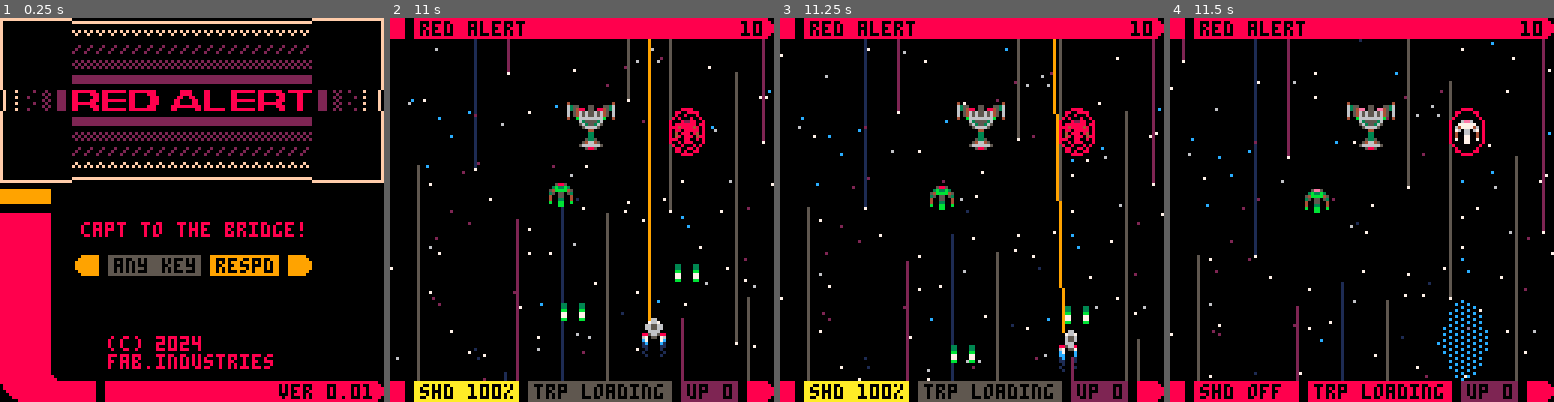
Above: before the commit, frames 1-4 (left to right).
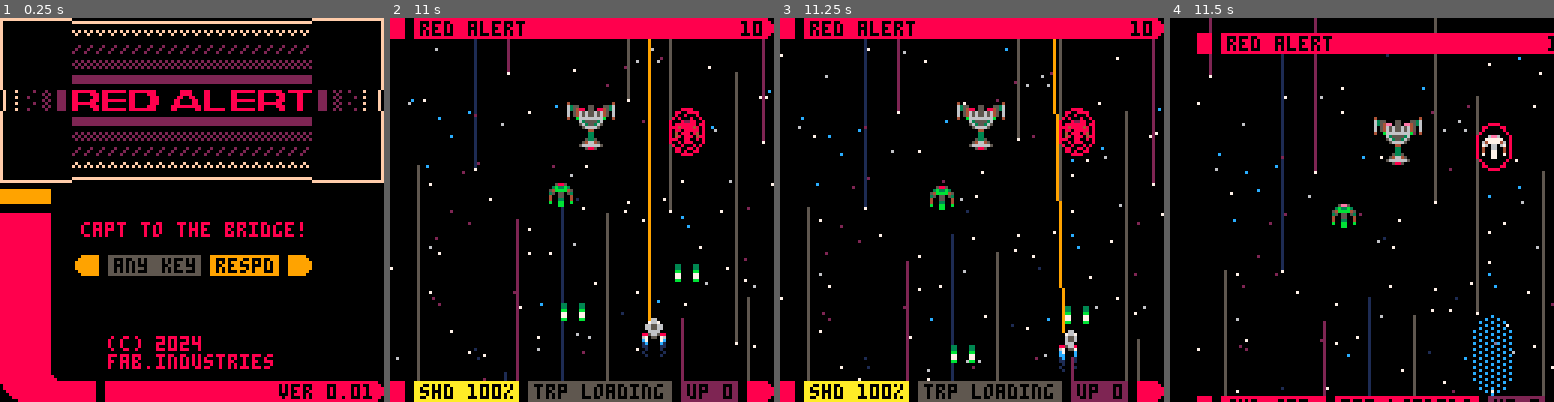
Above: after the commit, the same moments.

Repository: fab-industries/red-alert
Game: PICO-8 cartridge redalert.p8
Two runs of this game, one before a commit and one after it. Both use one fixed random seed, a clock stepped at 60 frames per second and the inputs below.
Inputs:
- Up to frame 1 (0.25 s): no input
- Up to frame 2 (11 s): tap X (X key) at 0.33, 1.07, 1.85, 2.97, 4.08, 5.2, 6.32, 7.43, 8.55, 9.67, 10.78 s; tap O (Z key) at 0.7, 1.7, 2.1, 2.5, 2.9, 3.3, 3.7, 4.1, 4.5, 4.9, 5.3, 5.7, 6.1, 6.5, 6.9, 7.3, 7.7, 8.1, 8.5, 8.9, 9.3, 9.7, 10.1, 10.5, 10.9 s; hold Right 1.6-2.1 s; hold Up 2.15-2.42 s; hold Right 2.47-3.03 s; hold Left 3.08-3.58 s; hold Down 3.63-3.97 s; hold Right 4.02-4.68 s; hold Up 4.73-5.03 s; hold Left 5.08-5.68 s; hold Down 5.73-6.03 s; hold Right 6.08-6.58 s; hold Right 6.63-7.13 s; hold Up 7.18-7.45 s; hold Right 7.5-8.07 s; hold Left 8.12-8.62 s; hold Down 8.67-9 s; hold Right 9.05-9.72 s; hold Up 9.77-10.07 s; hold Left 10.12-10.72 s; hold Down from 10.77 s (still down)
- Up to frame 3 (11.25 s): release Down at 11.07 s; hold Right from 11.12 s (still down)
- Up to frame 4 (11.5 s): keep holding Right; tap O (Z key) at 11.3 s

Frames 1-3 are identical in both runs. In frame 4, 20% of the frame differs, in the area x 0-100%, y 0-100%.

Commit message:
Implemented screen shake
Stopped enemies from shooting when player is dead

Diff:
--- a/redalert.p8
+++ b/redalert.p8
@@ -9,7 +9,7 @@
 code refactoring:
  before:  ----
  after:   ----
- current: 7286
+ current: 7359
 
 todo (fix):
  🅾️ ememy movement overlap
@@ -18,7 +18,7 @@
  🅾️ adjust sfx loudness
 
 todo (features):
- 🅾️ targeted enemy shots
+ ❎ targeted enemy shots
  🅾️ player shield mechanics
  🅾️ fully implement all enemy
     types
@@ -46,6 +46,7 @@
  t=0
  btnlock=0
  hitlock=0
+ shake=0
 
  startscreen()
 
@@ -65,6 +66,9 @@
 end
 
 function _draw()
+
+ scrshake()
+
  if mode=="game" then
   draw_game()
  elseif mode=="start" then
@@ -328,6 +332,7 @@
 	  if col(eshot,shipc) then
 	   del(eshots,eshot)
     sfx(5)
+    shake=8
 	   --check if shield is gone
     --if ship.shield<=0 then
      ship.cont=false
@@ -738,6 +742,7 @@
 function core_breach()
  sfx(6)
  ship.dead=true
+ shake=32
  create_part("breach",ship.x,ship.y)
 	create_part("bspark",ship.x,ship.y)
 end
@@ -970,6 +974,22 @@
 	  ★★★★   admiral
 	  ★★★★★ fleet adm
 	 ]]
+end
+
+function scrshake()
+ local shakex=rnd(shake)-(shake/2)
+ local shakey=rnd(shake)-(shake/2)
+
+ camera(shakex, shakey)
+
+ if shake>10 then
+  shake*=0.9
+ else
+  shake-=1
+  if shake<1 then
+   shake=0
+  end
+ end
 end
 
 function debug()
@@ -1761,7 +1781,7 @@
 
 function fire(myen,ang,spd)
 
- if t>myen.firetmr then
+ if t>myen.firetmr and ship.dead==false then
   sfx(9)
   myen.flash=3
 
@@ -1773,7 +1793,7 @@
 end
 
 function firespread(myen,num,spd,base)
- if t>myen.firetmr then
+ if t>myen.firetmr and ship.dead==false then
   sfx(9)
   myen.flash=3
 
@@ -1794,7 +1814,7 @@
 
 function aimedfire(myen,spd)
 
- if t>myen.firetmr then
+ if t>myen.firetmr and ship.dead==false then
   sfx(9)
   myen.flash=5
   fire_rnd(myen)
